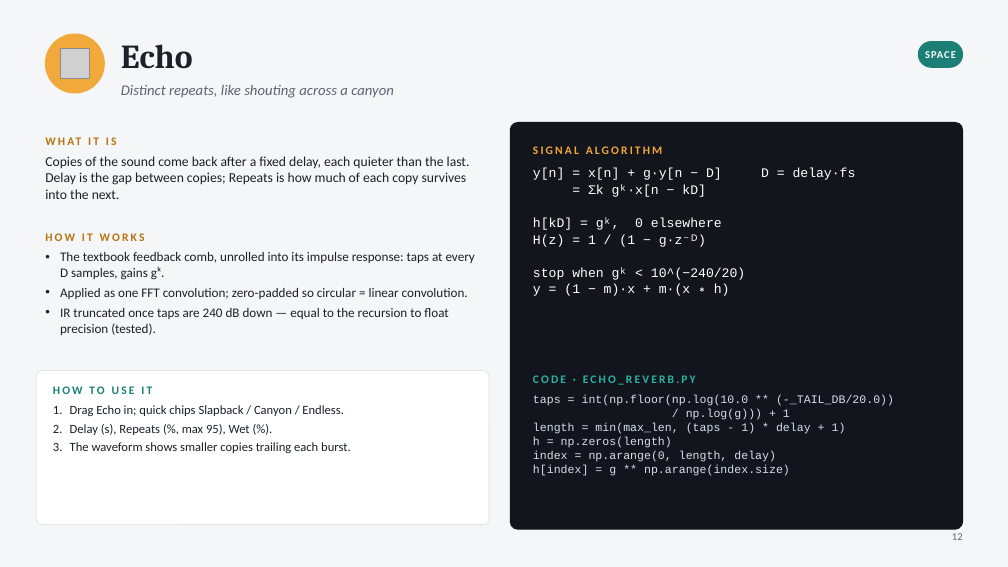
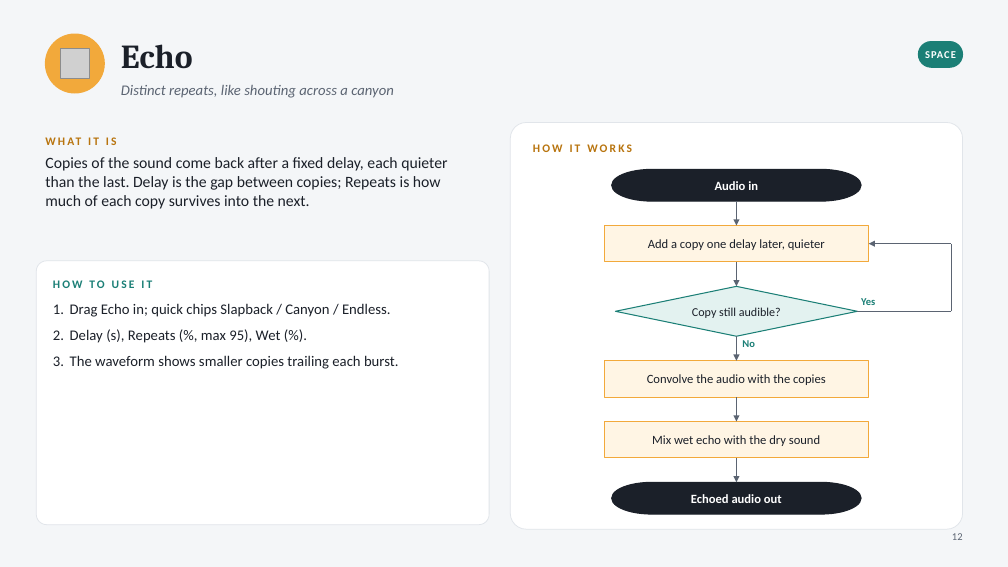
Before and after one commit to Nafis37/Audio_Chef, a slide deck: slide 12 of Audio_Chef.pptx. Drawn at 1008x567 pixels with LibreOffice and Linux fonts; fonts in the diff are those of the drawing; grey boxes stand for pictures. Boxes give left, top, right and bottom in pixels: in the first picture for what was removed or moved away, otherwise in the second. Text is boxed around its words. In the diff, an @@ line names an element or a change of style, - is before the commit and + after.

```diff
--- a/Audio_Chef.pptx
+++ b/Audio_Chef.pptx
@@ rounded rectangle at (x1=510, y1=123, x2=963, y2=529): fill #12151C to #FFFFFF; outline #12151C 1 pt to #E1E5EA 0.75 pt; proportions changed @@
@@ text "HOW IT WORKS" moved from (x1=45, y1=233, x2=145, y2=241) to (x1=533, y1=144, x2=632, y2=152) @@
@@ text removed at (x1=533, y1=146, x2=662, y2=154) @@
-SIGNAL ALGORITHM
@@ text "Copies of the sound come ..." at (x1=45, y1=157, x2=447, y2=209): size 13 to 15 pt @@
@@ text removed at (x1=533, y1=168, x2=745, y2=296) @@
-y[n] = x[n] + g·y[n − D] D = delay·fs
-= Σk gᵏ·x[n − kD]
-h[kD] = gᵏ, 0 elsewhere
-H(z) = 1 / (1 − g·z⁻ᴰ)
-stop when gᵏ < 10^(−240/20)
-y = (1 − m)·x + m·(x ∗ h)
@@ pill shape added at (x1=612, y1=169, x2=861, y2=201), fill #1B2029, outline #1B2029 1 pt, 12 pt, text #FFFFFF, bold @@
+Audio in
@@ arrow added from (737, 201) to (737, 225), #5B6472 1.25 pt @@
@@ rectangle added at (x1=604, y1=225, x2=869, y2=262), fill #FFF5E4, outline #F2A93B 1 pt, 12 pt, text #1B2029 @@
+Add a copy one delay later, quieter
@@ rounded rectangle resized from (x1=36, y1=371, x2=489, y2=525) to (x1=36, y1=261, x2=489, y2=525) @@
@@ text removed at (x1=60, y1=252, x2=475, y2=335) @@
-• The textbook feedback comb, unrolled into its impulse response: taps at every D samples, gains gᵏ.
-• Applied as one FFT convolution; zero-padded so circular = linear convolution.
-• IR truncated once taps are 240 dB down — equal to the recursion to float precision (tested).
@@ arrow added from (737, 262) to (737, 287), #5B6472 1.25 pt @@
@@ arrow added from (951, 243) to (869, 243), #5B6472 1.25 pt @@
@@ line added from (951, 312) to (951, 243), #5B6472 1.25 pt @@
@@ text "HOW TO USE IT" moved from (x1=53, y1=386, x2=152, y2=394) to (x1=53, y1=280, x2=152, y2=288) @@
@@ diamond added at (x1=616, y1=287, x2=858, y2=337), fill #E3F2F0, outline #1B7F76 1 pt, 11.5 pt, text #1B2029 @@
+Copy still audible?
@@ text added at (x1=861, y1=298, x2=875, y2=305), 10 pt, text #1B7F76, bold @@
+Yes
@@ text "Drag Echo in; quick chips ..." moved from (x1=70, y1=405, x2=351, y2=453) to (x1=70, y1=303, x2=399, y2=369) @@
@@ text "Drag Echo in; quick chips ..." at (x1=70, y1=303, x2=399, y2=369): size 12 to 14 pt; more space between paragraphs @@
@@ line added from (858, 312) to (951, 312), #5B6472 1.25 pt @@
@@ arrow added from (737, 337) to (737, 361), #5B6472 1.25 pt @@
@@ text added at (x1=742, y1=340, x2=755, y2=347), 10 pt, text #1B7F76, bold @@
+No
@@ text removed at (x1=533, y1=375, x2=696, y2=385) @@
-CODE · ECHO_REVERB.PY
@@ rectangle added at (x1=604, y1=361, x2=869, y2=397), fill #FFF5E4, outline #F2A93B 1 pt, 12 pt, text #1B2029 @@
+Convolve the audio with the copies
@@ text removed at (x1=533, y1=395, x2=894, y2=476) @@
-taps = int(np.floor(np.log(10.0 ** (-_TAIL_DB/20.0))
-/ np.log(g))) + 1
-length = min(max_len, (taps - 1) * delay + 1)
-h = np.zeros(length)
-index = np.arange(0, length, delay)
-h[index] = g ** np.arange(index.size)
@@ arrow added from (737, 397) to (737, 422), #5B6472 1.25 pt @@
@@ rectangle added at (x1=604, y1=422, x2=869, y2=458), fill #FFF5E4, outline #F2A93B 1 pt, 12 pt, text #1B2029 @@
+Mix wet echo with the dry sound
@@ arrow added from (737, 458) to (737, 482), #5B6472 1.25 pt @@
@@ pill shape added at (x1=612, y1=482, x2=861, y2=514), fill #1B2029, outline #1B2029 1 pt, 12 pt, text #FFFFFF, bold @@
+Echoed audio out
```
Also in this commit, not shown: 17 other slides changed, 3 other files.
